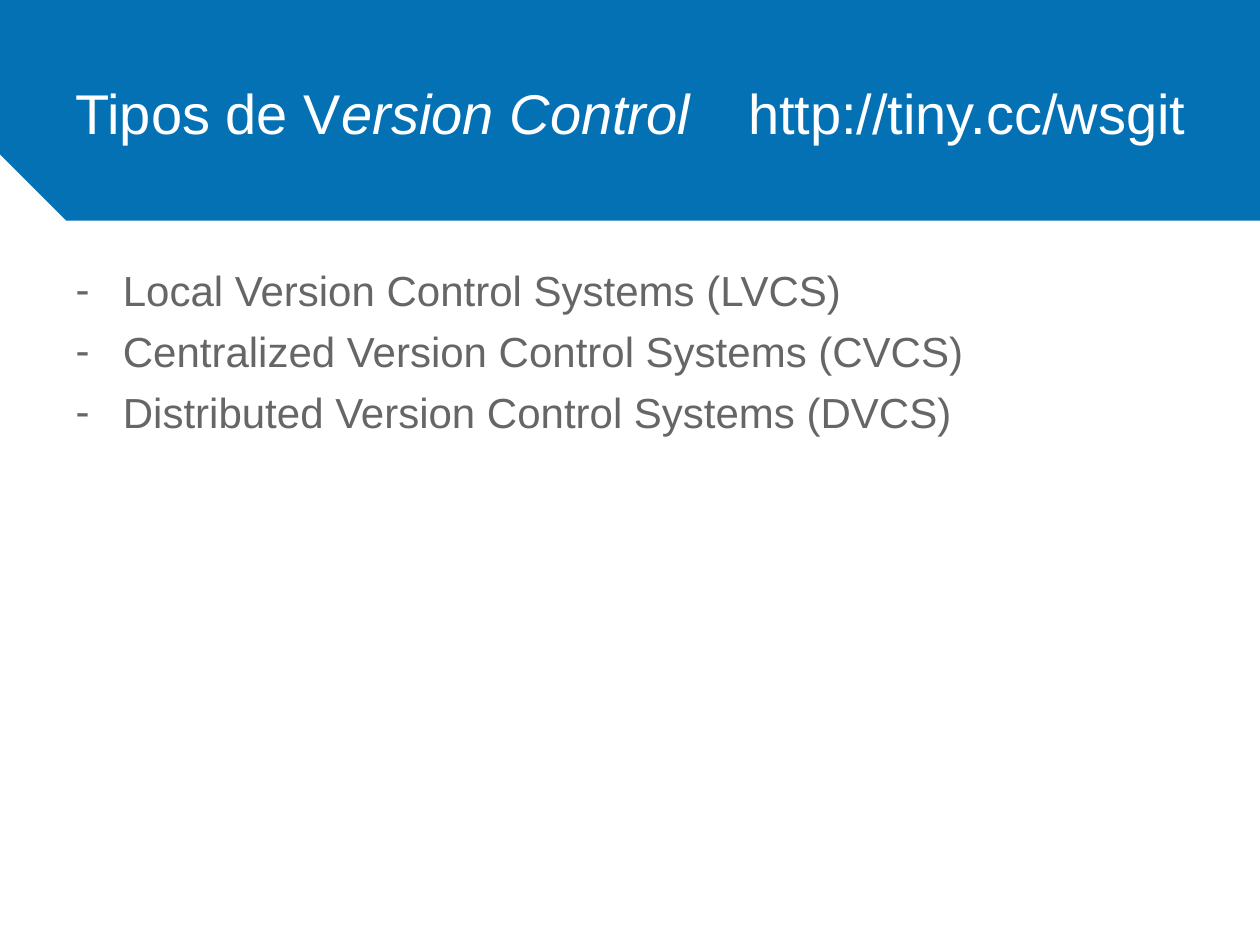
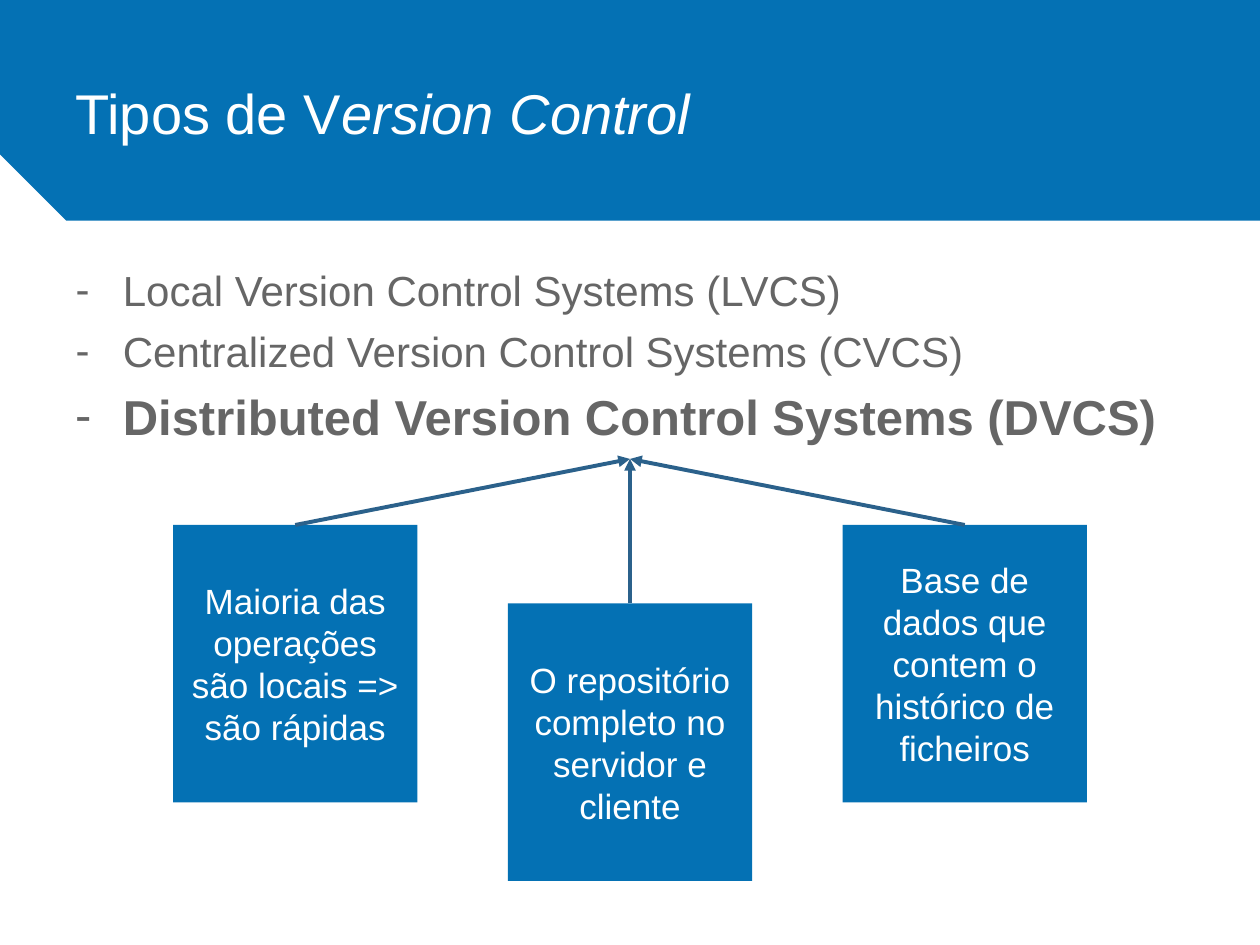
Before and after one commit to ieeeupsb/workshop-git, a slide deck: slide 3 of ppt/Workshop Git.pptx. Drawn at 1260x945 pixels with LibreOffice and Linux fonts; fonts in the diff are those of the drawing; background and template pictures are left out. Boxes give left, top, right and bottom in pixels: in the first picture for what was removed or moved away, otherwise in the second. Text is boxed around its words. In the diff, an @@ line names an element or a change of style, - is before the commit and + after.

```diff
--- a/ppt/Workshop Git.pptx
+++ b/ppt/Workshop Git.pptx
@@ text removed at (748,93,1185,145) @@
-http://tiny.cc/wsgit
@@ text at (123,399,1156,445): size 24 to 28 pt, bold on in "Distributed Version Control Systems (DVCS)" @@
@@ arrow added from (295, 525) to (630, 459), #2B618B 2.25 pt @@
@@ arrow added from (630, 604) to (630, 459), #2B618B 2.25 pt @@
@@ arrow added from (965, 525) to (630, 459), #2B618B 2.25 pt @@
@@ rectangle added at (173,525,417,803), fill #0471B4, 20 pt, text #FFFFFF @@
+Maioria das operações são locais => são rápidas
@@ rectangle added at (843,525,1087,803), fill #0471B4, 20 pt, text #FFFFFF @@
+Base de dados que contem o histórico de ficheiros
@@ rectangle added at (508,604,752,881), fill #0471B4, 20 pt, text #FFFFFF @@
+O repositório completo no servidor e cliente
```
Also in this commit, not shown: 19 other slides changed, 33 slides added, 18 slides removed, 9 other files.
